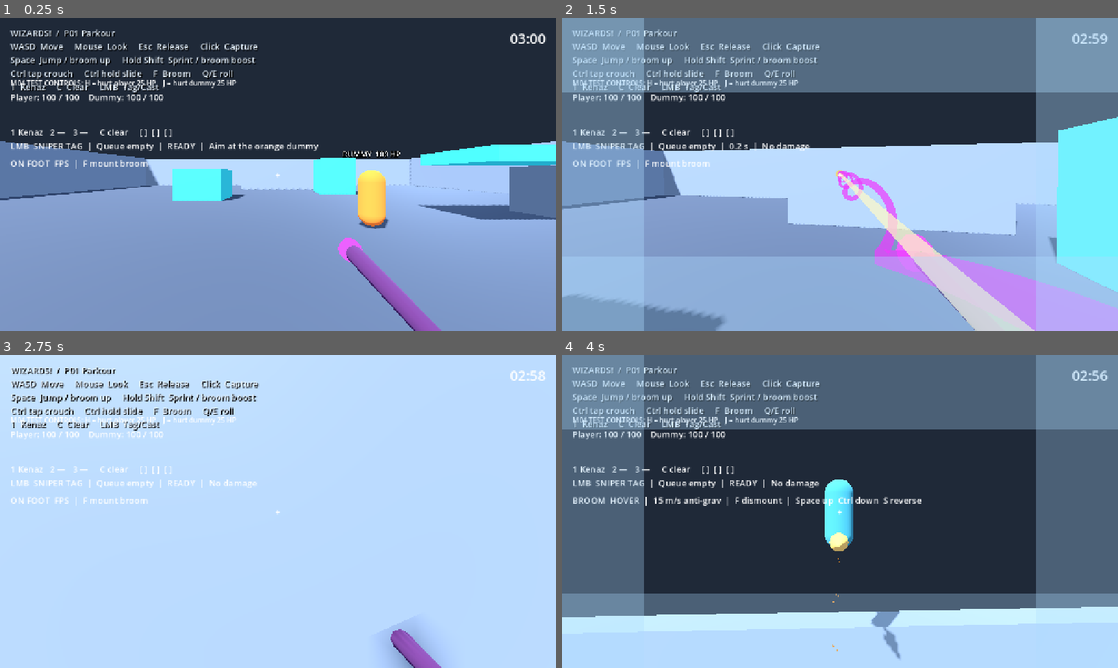
Above: before the commit, frames 1-4 (two rows, left to right).
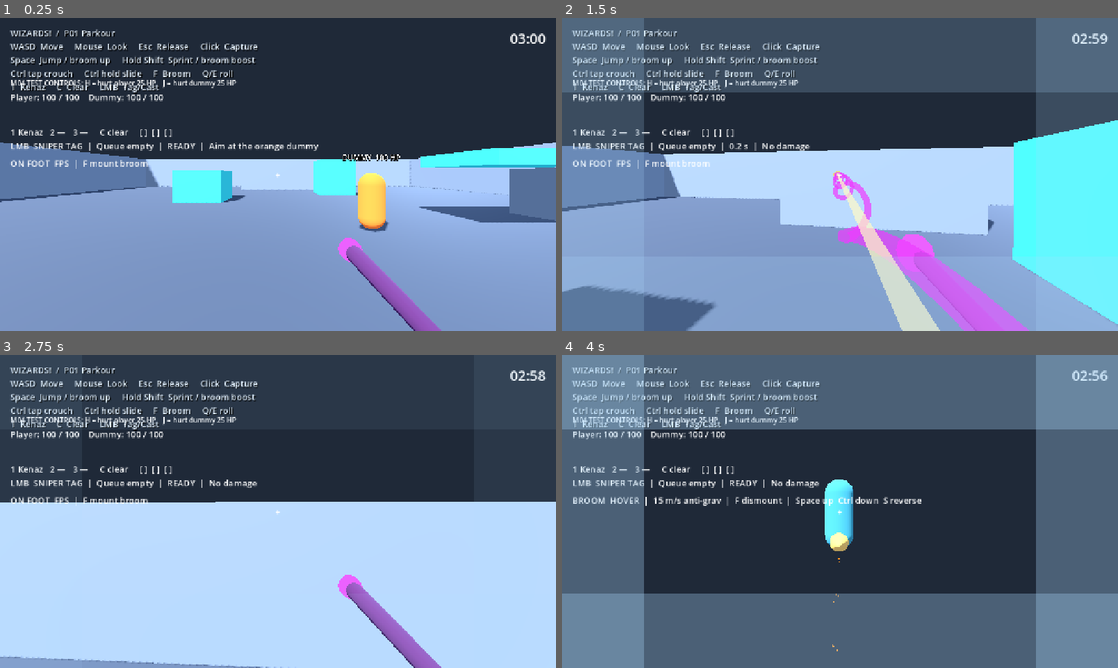
Above: after the commit, the same moments.

Repository: Addersoft/MAGICIDE-
Game: Godot game, scene res://scenes/boot/main.tscn
Same seed, same stepped clock (60 frames per second), same inputs: the game is played once before the commit and once after it.
Inputs (mouse positions are in pixels of both pictures, inside the frame that each line leads up to):
- Up to frame 1 (0.25 s): no input
- Up to frame 2 (1.5 s): tap Enter at 0.5 s; move the mouse to (867, 174) at 0.52 s; hold Shift (sprint) 0.53-1.28 s; hold W (move_forward) from 0.53 s (still down); click (867, 174) at 0.67 s; tap Space (jump) at 0.77, 0.8, 1.07, 1.35 s; move the mouse to (812, 174) at 1.27 s; click (812, 174) at 1.42 s
- Up to frame 3 (2.75 s): keep holding W (move_forward); tap Space (jump) at 1.52, 1.82, 2.3 s; tap Shift (sprint) at 1.55 s; move the mouse to (289, 505) at 2.02 s; hold Ctrl (crouch_modifier) from 2.03 s (still down); click (289, 505) at 2.17 s
- Up to frame 4 (4 s): keep holding W (move_forward); move the mouse to (834, 517) at 2.77 s; release Ctrl (crouch_modifier) at 2.78 s; tap F (mount_broom) at 2.85 s; click (834, 517) at 2.92 s; tap Space (jump) at 3.02, 3.32 s; tap Shift (sprint) at 3.05 s; move the mouse to (878, 514) at 3.52 s; hold Space (jump) from 3.53 s (still down); tap Alt (parkour_slide) at 3.6 s; click (878, 514) at 3.67 s

The runs differ from the first frame. In frame 1, 2.0% of the frame differs, in the area x 0-100%, y 39-69%; in frame 2, 45%; in frame 3, 48%, in the area x 0-100%, y 0-100%; in frame 4, 18%.

Commit message:
Fix sprint-jump floor snap, Q/E parkour barrel-roll, broom aileron
Sprint at 16 m/s was losing is_on_floor (snap 0.2 < 0.27 m/tick), so Space did nothing. Snap 0.55, floor ray, disable snap on jump.

On-foot Q/E is a forward dive-roll with a full camera barrel (Q CCW, E CW), not a side-step.

Broom Q/E is held aileron: bank mesh + chase cam ~55 deg and slide in the roll direction.

Diff:
--- a/scenes/player/player.tscn
+++ b/scenes/player/player.tscn
@@ -23,7 +23,7 @@
 [node name="Player" type="CharacterBody3D"]
 collision_layer=2
 collision_mask=3
-floor_snap_length=0.2
+floor_snap_length=0.55
 script=ExtResource("1")
 [node name="Collider" type="CollisionShape3D" parent="."]
 position=Vector3(0,0.9,0)
--- a/scripts/broom/broom_controller.gd
+++ b/scripts/broom/broom_controller.gd
@@ -1,6 +1,5 @@
 extends Node
-## Hover + boost flight. WASD follows full camera aim (pitch counts).
-## Space / Ctrl climb and descend at the same rate.
+## Hover + boost. WASD follows look. Q/E bank/roll the broom (aileron).
 signal mount_changed(mounted: bool)
 @export var hover_speed: float = 15.0
 @export var boost_speed: float = 40.0
@@ -9,7 +8,7 @@
 @export var boost_damp: float = 14.0
 @export var retrograde: float = 2.2
 @export var altitude_lock: float = 36.0
-@export var visual_roll_degrees: float = 28.0
+@export var visual_roll_degrees: float = 55.0
 @export var turn_bank_gain: float = 0.38
 var mounted: bool = false
 var boosting: bool = false
@@ -63,7 +62,7 @@
 	mounted = false
 	boosting = false
 	actor.motion_mode = CharacterBody3D.MOTION_MODE_GROUNDED
-	actor.floor_snap_length = 0.2
+	actor.floor_snap_length = 0.55
 	visual.visible = false
 	visual.rotation = Vector3.ZERO
 	roll = 0.0
@@ -74,7 +73,7 @@
 	if was_mounted:
 		mount_changed.emit(false)
 
-func integrate(delta: float, current: Vector3, look_basis: Basis, axis: Vector2, vertical: float, knock_h: Vector3, boost: bool = false) -> Vector3:
+func integrate(delta: float, current: Vector3, look_basis: Basis, axis: Vector2, vertical: float, knock_h: Vector3, boost: bool = false, aileron: float = 0.0) -> Vector3:
 	boosting = boost and mounted
 	var speed: float = boost_speed if boosting else hover_speed
 	var rate: float = boost_damp if boosting else damp
@@ -89,9 +88,11 @@
 		right = right.normalized()
 	else:
 		right = Vector3.RIGHT
-	# axis.y is negative when W is held — flip so W goes along camera forward.
+	# axis.y is negative when W is held — W along camera forward (pitch included).
 	var wish: Vector3 = (right * axis.x + forward * (-axis.y)) * speed
 	wish.y += vertical * climb_speed
+	# Q/E aileron: bank-slide in the roll direction (Q left, E right).
+	wish += right * aileron * speed * 0.45
 	var alpha: float = 1.0 - exp(-rate * delta)
 	var planar_cur := Vector3(current.x, 0.0, current.z)
 	var planar_wish := Vector3(wish.x, 0.0, wish.z)
@@ -105,12 +106,14 @@
 	next.z += knock_h.z
 	return next
 
-func update_visual(delta: float, axis: Vector2) -> void:
+func update_visual(delta: float, axis: Vector2, aileron: float = 0.0) -> void:
 	if not mounted:
 		return
 	var turn_bank: float = clampf(_yaw_rate * turn_bank_gain, -1.0, 1.0)
-	var target_roll: float = clampf(-axis.x + turn_bank, -1.0, 1.0) * deg_to_rad(visual_roll_degrees)
-	roll = lerpf(roll, target_roll, 1.0 - exp(-12.0 * delta))
+	# Q/E dominate roll. A/D and mouse yaw add a little extra bank.
+	var stick: float = clampf(aileron + axis.x * 0.25 + turn_bank * 0.35, -1.0, 1.0)
+	var target_roll: float = stick * deg_to_rad(visual_roll_degrees)
+	roll = lerpf(roll, target_roll, 1.0 - exp(-14.0 * delta))
 	visual.rotation = Vector3(view.rotation.x, view.rotation.y, roll)
 	if _trail and _trail.emitting:
 		_set_trail_color(COLOR_BOOST if boosting else COLOR_IDLE)
--- a/scripts/movement/parkour_motor.gd
+++ b/scripts/movement/parkour_motor.gd
@@ -1,16 +1,17 @@
 extends Node
-## Priority: Jump (sprint/slide) > Roll (Q/E lateral dodge) > Slide > Ledge > Ground/Air.
+## Jump always works while sprinting. Q/E = clockwise/counter parkour barrel-roll.
 @export_range(9.0, 30.0) var speed_cap: float = 24.0
 @export_range(35.0, 150.0) var ground_acceleration: float = 95.0
 @export_range(1.0, 34.0) var ground_braking: float = 28.0
 @export_range(1.0, 40.0) var air_acceleration: float = 22.0
 @export_range(0.1, 10.0) var slide_friction: float = 1.8
-@export_range(0.15, 0.6) var roll_duration: float = 0.35
-@export_range(8.0, 22.0) var roll_speed: float = 16.0
-@export_range(0.3, 3.0) var roll_cooldown_time: float = 0.55
-
-const BUFFER: float = 0.25
-const COYOTE: float = 0.22
+@export_range(0.2, 0.8) var roll_duration: float = 0.48
+@export_range(8.0, 22.0) var roll_speed: float = 15.0
+@export_range(0.2, 3.0) var roll_cooldown_time: float = 0.45
+
+const BUFFER: float = 0.28
+const COYOTE: float = 0.26
+const FOOT_SNAP: float = 0.55
 var horizontal: Vector3 = Vector3.ZERO
 var state: String = "GROUND"
 var coyote: float = 0.0
@@ -69,6 +70,13 @@
 		horizontal += wish * minf(add, acceleration * delta)
 	horizontal = horizontal.limit_length(speed_cap)
 
+func _near_floor() -> bool:
+	if actor.is_on_floor():
+		return true
+	var feet: Vector3 = actor.global_position
+	var hit: Dictionary = probe.ray(feet + Vector3(0, 0.25, 0), feet + Vector3(0, -0.7, 0))
+	return not hit.is_empty() and hit.normal.y > 0.55
+
 func _finish_slide() -> void:
 	slide_time = 0.0
 	if actor.posture.has_method("end_slide"):
@@ -78,7 +86,7 @@
 	_restore_standing = false
 
 func start_slide() -> bool:
-	if not actor.is_on_floor() or horizontal.length() < 4.0 or slide_time > 0.0:
+	if not _near_floor() or horizontal.length() < 4.0 or slide_time > 0.0:
 		return false
 	_restore_standing = not actor.posture.crouched
 	if actor.posture.has_method("begin_slide"):
@@ -99,12 +107,14 @@
 	_finish_slide()
 	var right: Vector3 = actor.view.horizontal_basis().x
 	var forward: Vector3 = -actor.view.horizontal_basis().z
-	var boost: Vector3 = right * sign * roll_speed
-	var keep: Vector3 = horizontal.slide(right)
-	if keep.length() < 4.0:
-		keep = forward * maxf(horizontal.length(), 8.0)
-	horizontal = (keep + boost).limit_length(speed_cap)
+	var keep: Vector3 = horizontal
+	if keep.length() < 5.0:
+		keep = forward * 9.0
+	# Dive-roll: mostly forward, with a side component so Q/E are directional
+	var side: Vector3 = right * sign * roll_speed
+	horizontal = (keep.normalized() * maxf(keep.length(), 10.0) + side).limit_length(speed_cap)
 	state = "ROLL"
+	actor.floor_snap_length = 0.0
 	return true
 
 func _begin_mantle(target: Vector3, outside: Vector3) -> void:
@@ -148,7 +158,7 @@
 	var slide: bool = input.slide_requested()
 	var wish_axis: Vector2 = input.movement_axis()
 	var wish: Vector3 = actor.view.horizontal_basis() * Vector3(wish_axis.x, 0, wish_axis.y)
-	var on_floor: bool = actor.is_on_floor()
+	var on_floor: bool = actor.is_on_floor() or _near_floor()
 	var grounded: bool = on_floor
 	var vy: float = actor.velocity.y
 	wall_lock = maxf(0.0, wall_lock - delta)
@@ -200,34 +210,31 @@
 	var wall_valid: bool = not wall.is_empty() and (wall_lock <= 0.0 or wall.normal.dot(_last_wall) < 0.5)
 
 	var jumped: bool = false
-	var can_floor_jump: bool = jump_buffer > 0.0 and (on_floor or coyote > 0.0 or actor.is_on_floor())
+	var can_floor_jump: bool = jump_buffer > 0.0 and (grounded or coyote > 0.0)
 	if can_floor_jump:
 		var was_sliding: bool = slide_time > 0.0 or actor.posture.sliding
+		# Same vertical jump standing or sprinting — sprint only keeps speed.
 		vy = actor.jump_speed
+		actor.floor_snap_length = 0.0
 		if was_sliding:
 			var launch: Vector3 = horizontal
 			if launch.length() < 4.0:
 				launch = -actor.view.horizontal_basis().z * actor.sprint_speed
 			horizontal = launch.limit_length(speed_cap)
-			if horizontal.length() < 12.0:
-				horizontal = horizontal.normalized() * minf(16.0, maxf(12.0, horizontal.length() + 3.0))
 			vy = actor.jump_speed + 1.5
 			_finish_slide()
-		else:
-			var sprinting: bool = input.sprint_held()
-			var target: float = actor.sprint_speed if sprinting else maxf(horizontal.length(), actor.walk_speed)
+		elif input.sprint_held():
 			var fwd: Vector3 = -actor.view.horizontal_basis().z
 			if not wish.is_zero_approx():
 				fwd = wish.normalized()
-			if horizontal.length() < target * 0.85 or sprinting:
-				horizontal = fwd * maxf(target, horizontal.length())
+			horizontal = fwd * maxf(horizontal.length(), actor.sprint_speed)
 		jumped = true
 		jump_buffer = 0.0
 		coyote = 0.0
 		grounded = false
 		_jump_cut = false
 		_jump_active = true
-		if actor.posture.crouched and actor.posture.can_stand():
+		if actor.posture.crouched and actor.posture.has_method("set_crouched"):
 			actor.posture.set_crouched(false)
 	elif jump_buffer > 0.0 and wall_valid:
 		var along: Vector3 = horizontal.slide(wall.normal)
@@ -235,6 +242,7 @@
 			along = -actor.view.horizontal_basis().z.slide(wall.normal) * 9.0
 		horizontal = (along + wall.normal * 7.0).limit_length(speed_cap)
 		vy = actor.jump_speed
+		actor.floor_snap_length = 0.0
 		_last_wall = wall.normal
 		wall_lock = 0.3
 		jumped = true
@@ -245,7 +253,8 @@
 		_jump_active = true
 		_finish_slide()
 
-	if not jumped and wish_axis.y < -0.25 and wall_lock <= 0.0 and ((jump_edge and on_floor) or (not on_floor and vy < 1.0)):
+	# Do not steal a jump into a mantle while sprinting/W-held.
+	if not jumped and not input.sprint_held() and wish_axis.y < -0.25 and wall_lock <= 0.0 and ((jump_edge and on_floor) or (not on_floor and vy < 1.0)):
 		var ledge: Dictionary = probe.ledge()
 		if not ledge.is_empty():
 			_ledge_target = ledge.target
@@ -262,14 +271,25 @@
 	if roll_time > 0.0:
 		roll_time = maxf(0.0, roll_time - delta)
 		state = "ROLL"
+		var progress: float = 1.0 - (roll_time / roll_duration)
+		# One full barrel: Q counter-clockwise, E clockwise, from the player's view.
+		var roll_angle: float = progress * TAU * roll_sign
 		if actor.view.has_method("set_roll"):
-			actor.view.set_roll(0.0)
-		if not wish.is_zero_approx():
-			accelerate(wish.normalized(), horizontal.length(), air_acceleration * 0.5, delta)
+			actor.view.set_roll(roll_angle)
+		if actor.view.has_method("set_eye_height"):
+			actor.view.set_eye_height(lerpf(1.65, 0.72, sin(progress * PI)))
 		if not grounded and not jumped:
-			vy -= actor.gravity * delta
+			vy -= actor.gravity * 0.85 * delta
+		elif not jumped:
+			vy = 2.2 * (1.0 - progress)  # small hop through the tumble
 		if roll_time <= 0.0:
+			if actor.view.has_method("set_roll"):
+				actor.view.set_roll(0.0)
+			if actor.view.has_method("set_eye_height") and not actor.posture.crouched:
+				actor.view.set_eye_height(1.65)
 			roll_sign = 0.0
+			if grounded:
+				actor.floor_snap_length = FOOT_SNAP
 	elif grounded and slide_time > 0.0 and not jumped:
 		slide_time = maxf(0.0, slide_time - delta)
 		horizontal = horizontal.move_toward(Vector3.ZERO, slide_friction * delta)
@@ -295,13 +315,14 @@
 			var target_speed: float = actor.sprint_speed if input.sprint_held() else actor.walk_speed
 			if actor.posture.crouched and not actor.posture.sliding:
 				target_speed = actor.walk_speed * 0.55
-			accelerate(wish.normalized(), target_speed, ground_acceleration, delta)
+			accelerate(wish.normalized() if not wish.is_zero_approx() else Vector3.ZERO, target_speed, ground_acceleration, delta)
 		elif not jumped:
 			var target_speed: float = actor.sprint_speed if input.sprint_held() else actor.walk_speed
-			accelerate(wish.normalized(), target_speed, air_acceleration, delta)
-
-	if grounded and not jumped:
+			accelerate(wish.normalized() if not wish.is_zero_approx() else Vector3.ZERO, target_speed, air_acceleration, delta)
+
+	if grounded and not jumped and roll_time <= 0.0:
 		vy = 0.0
+		actor.floor_snap_length = FOOT_SNAP
 	elif not jumped and state != "ROLL":
 		var gravity_scale: float = 0.15 if state == "WALL RUN" else 1.0
 		if input.glide_held() and glide_budget > 0.0 and vy <= 0.0:
@@ -310,8 +331,9 @@
 			vy = maxf(vy, -2.5)
 			state = "GLIDE"
 		vy -= actor.gravity * gravity_scale * delta
-		if _jump_active and not input.jump_held() and vy > 3.2 and not _jump_cut:
-			vy = 3.2
+		# Variable jump: only cut if they tap. Holding Space keeps full jump (sprint or not).
+		if _jump_active and not input.jump_held() and vy > 4.0 and not _jump_cut:
+			vy = 4.0
 			_jump_cut = true
 
 	horizontal = horizontal.limit_length(speed_cap)
--- a/scripts/player/player_controller.gd
+++ b/scripts/player/player_controller.gd
@@ -3,6 +3,7 @@
 @export var sprint_speed: float = 16.0
 @export var jump_speed: float = 9.5
 @export var gravity: float = 22.0
+const FOOT_SNAP: float = 0.55
 @onready var player_input = $PlayerInput
 @onready var view = $View
 @onready var posture = $Posture
@@ -14,6 +15,7 @@
 func _ready() -> void:
 	player_input.look_requested.connect(view.apply_look)
 	health.died.connect(_on_died)
+	floor_snap_length = FOOT_SNAP
 
 func _physics_process(delta: float) -> void:
 	if health.is_dead:
@@ -39,6 +41,7 @@
 func _toggle_mount() -> void:
 	if broom.mounted:
 		broom.dismount()
+		floor_snap_length = FOOT_SNAP
 		return
 	if posture.sliding:
 		posture.end_slide()
@@ -56,13 +59,14 @@
 	var axis: Vector2 = player_input.fly_axis()
 	var vertical: float = player_input.fly_vertical()
 	var boost: bool = player_input.boost_held()
-	velocity = broom.integrate(delta, velocity, view.global_transform.basis, axis, vertical, knockback.horizontal, boost)
+	var aileron: float = player_input.roll_axis()
+	velocity = broom.integrate(delta, velocity, view.global_transform.basis, axis, vertical, knockback.horizontal, boost, aileron)
 	move_and_slide()
 	knockback.finish_step(self, delta)
-	broom.update_visual(delta, axis)
+	broom.update_visual(delta, axis, aileron)
 
 func _foot_physics(delta: float) -> void:
-	if not posture.sliding:
+	if motor.roll_time <= 0.0 and not posture.sliding:
 		var want_crouch: bool = player_input.crouch_held() and not player_input.slide_held()
 		posture.set_crouched(want_crouch)
 	var desired: Vector3 = motor.step(delta, false)
@@ -95,6 +99,7 @@
 	global_transform = spawn
 	velocity = Vector3.ZERO
 	knockback.horizontal = Vector3.ZERO
+	floor_snap_length = FOOT_SNAP
 	if motor:
 		motor.reset()
 	posture.reset_standing()
--- a/scripts/player/player_input.gd
+++ b/scripts/player/player_input.gd
@@ -129,5 +129,16 @@
 func roll_right_requested() -> bool:
 	return controls_active and Input.is_action_just_pressed("roll_right")
 
+## Held Q/E for broom aileron. −1 = Q (roll left), +1 = E (roll right).
+func roll_axis() -> float:
+	if not controls_active:
+		return 0.0
+	var v: float = 0.0
+	if Input.is_action_pressed("roll_left"):
+		v -= 1.0
+	if Input.is_action_pressed("roll_right"):
+		v += 1.0
+	return v
+
 func reset_for_respawn() -> void:
 	set_capture(false)
